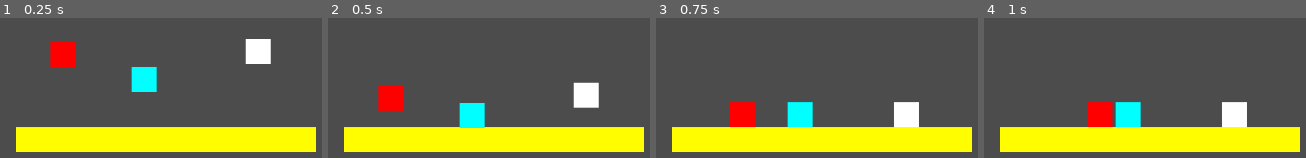
Above: before the commit, frames 1-4 (left to right).
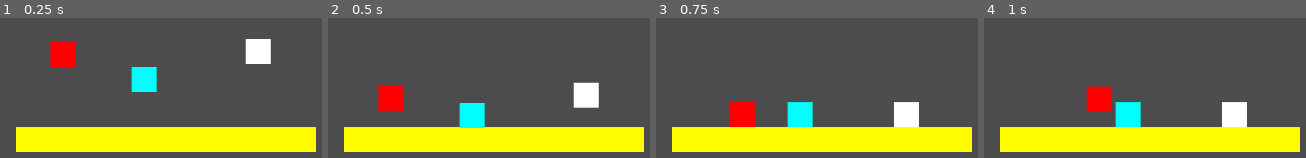
Above: after the commit, the same moments.

Repository: Yagoi23/Game-Jam-2022
Game: Godot game, scene res://TestScene.tscn
Same seed, same stepped clock (60 frames per second), same inputs: the game is played once before the commit and once after it. The project has no main scene, so this scene is started directly.
Inputs:
- Up to frame 1 (0.25 s): no input
- Up to frame 2 (0.5 s): no input
- Up to frame 3 (0.75 s): hold D (p1_right) from 0.53 s (still down); tap Left (p2_left) at 0.6 s
- Up to frame 4 (1 s): keep holding D (p1_right); tap W (p1_up) at 0.77 s

Frames 1-3 are identical in both runs. In frame 4, 1.9% of the frame differs, in the area x 31-41%, y 48-78%.

Commit message:
defined up

Diff:
--- a/Player.gd
+++ b/Player.gd
@@ -43,6 +43,7 @@
 
 func _physics_process(delta):
 #	floorcheck()
+
 	if is_on_floor():
 		print("on floor")
 		velocity.y = 0
@@ -75,7 +76,7 @@
 	elif player_state == state.JUMP:
 		#print("jumping")
 		JUMP()
-	move_and_slide(velocity)
+	move_and_slide(velocity, Vector2.UP)
 
 
 func JUMP():
